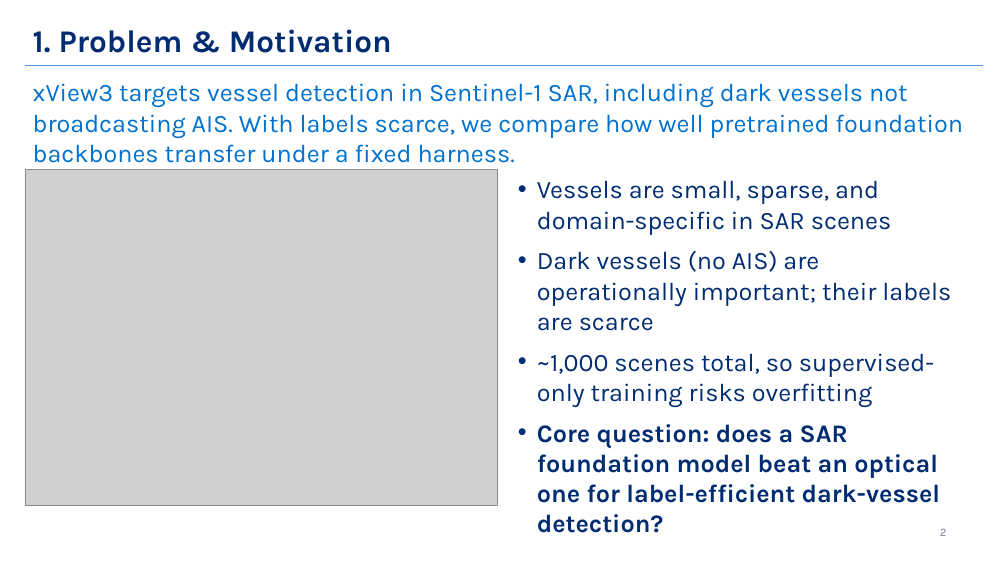
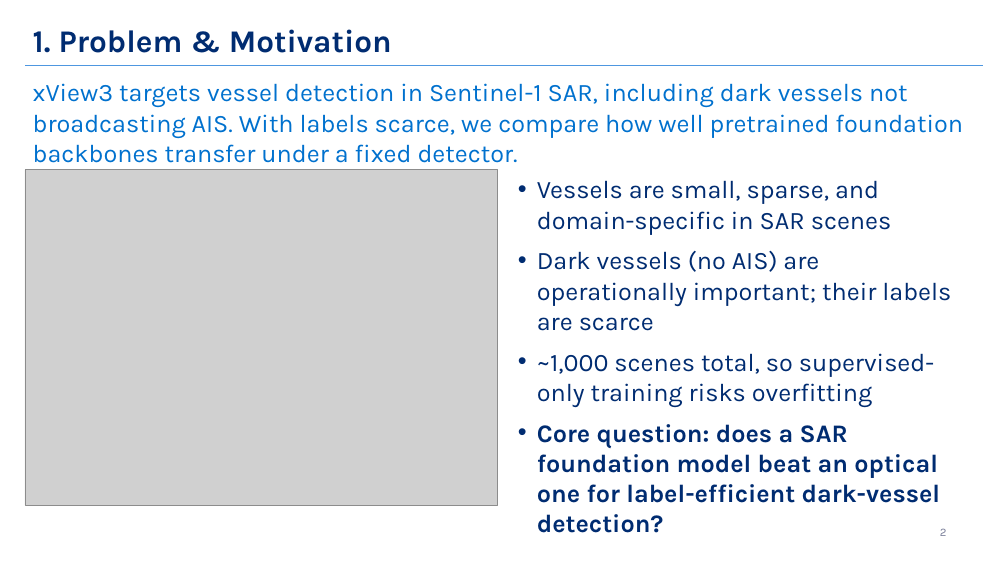
Before and after one commit to jroth1414/SAR-VesselBench, a slide deck: slide 2 of xview3_jhu_pitch_v12.pptx. Drawn at 1008x567 pixels with LibreOffice and Linux fonts; fonts in the diff are those of the drawing; grey boxes stand for pictures; background and template pictures are left out. Boxes give left, top, right and bottom in pixels: in the first picture for what was removed or moved away, otherwise in the second. Text is boxed around its words. In the diff, an @@ line names an element or a change of style, - is before the commit and + after.

Commit message:
docs: rename "harness" -> "detector" / "detection pipeline" (professor feedback)
Per feedback that "harness" misleadingly connotes tool-calling/infrastructure,
rename the shared fixed apparatus across the proposal (+recompiled PDF), the pitch
deck, DEVPLAN, AGENTS, and README. Uses "detector" (and "detection pipeline" for
the training-loop / slide-title sense) rather than the literal suggestion
"architecture", which would collide with the study's "architecture-matched tracks
/ architecture families (ViT vs CNN)" axis. Identifiers renamed consistently:
configs/harness.yaml -> configs/detector.yaml, sprint-3-harness -> sprint-3-detector,
test_harness_immutable -> test_detector_immutable. The detection head stays "head".

Deck edited via XML substitution on the 6 affected slides only (2,4,6,10,11,13);
verified byte-identical to the original in all other parts (98 parts, 8 images
intact) and schema-validated. Also gitignore Office ~$ lock files.

```diff
--- a/xview3_jhu_pitch_v12.pptx
+++ b/xview3_jhu_pitch_v12.pptx
@@ text at (33,83,963,163): text changed @@
-xView3 targets vessel detection in Sentinel-1 SAR, including dark vessels not broadcasting AIS. With labels scarce, we compare how well pretrained foundation backbones transfer under a fixed harness.
+xView3 targets vessel detection in Sentinel-1 SAR, including dark vessels not broadcasting AIS. With labels scarce, we compare how well pretrained foundation backbones transfer under a fixed detector.
```
Also in this commit, not shown: 5 other slides changed, 6 other files.
